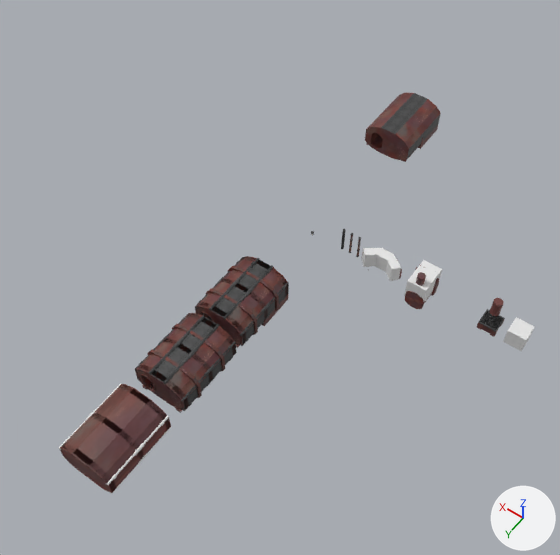
Renders of the Blender file Blender/podzemi.blend from each side of a commit.
The view is the same before and after, from a 50 mm camera at (-30.9, 49.5, 66.2) aimed at (-2.0, 9.1, 2.6). Every picture has the same lights, and +X, +Y and +Z are marked at lower right. The first picture is the older version.
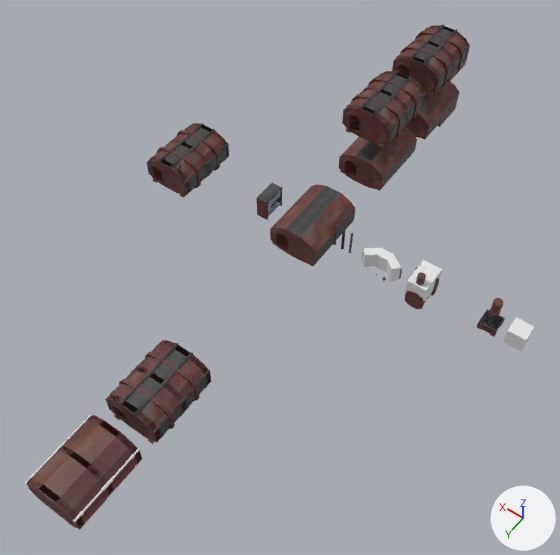
Boxes [x1, y1, x2, y2] around the edits, measured in the pictures (560 x 555 px):
'Cube', moved: before [59, 384, 171, 494]; after [25, 415, 142, 530]
'Cube.011', moved: before [135, 313, 237, 413]; after [105, 340, 211, 444]
'Cube.001', moved: before [195, 256, 289, 348]; after [392, 25, 470, 96]
'Cube.016', added: after [270, 184, 355, 266]
'Cube.003', moved: before [365, 93, 441, 162]; after [406, 81, 459, 139]
'Cube.013', added: after [342, 70, 426, 148]
'Cube.014', added: after [147, 123, 229, 198]
'Cube.015', added (brown): after [339, 126, 417, 191]
'Cube.010', added: after [256, 183, 283, 220]
'Circle', moved: before [356, 237, 361, 257]; after [333, 225, 338, 245]

Edits to the bpy script that builds the scene:
```text
Change ob_cube:
    ob_cube.location: (0.0, 32.0, 0.0) -> (0.0, 36.0, 0.0)
Change ob_cube_011:
    ob_cube_011.location: (0.0, 22.0, 0.0) -> (0.0, 26.0, 0.0)
Change ob_cube_001:
    ob_cube_001.location: (0.0, 13.0, 0.0) -> (0.0, -25.0, 7.0)
Change ob_cube_003:
    ob_cube_003.location: (0.0, -20.0, 0.0) -> (0.0, -25.0, 0.0)
Change ob_circle:
    ob_circle.location: (-6.0, 0.0, 0.0) -> (-3.0, 0.0, 0.0)
Add ob_cube_016:
    ob_cube_016 = bpy.data.objects.new('Cube.016', me_cube_009)  # 92 vertices, 82 faces; spans x -3.0..3.0, y -4.26..4.0, z -0.34..3.56; in mat_material (picture img_wall_png_001), mat_material_004 (picture img_matky_png)
    ob_cube_016.location = (0.0, 0.0, 0.0)
Add ob_cube_015:
    ob_cube_015 = bpy.data.objects.new('Cube.015', me_cube_008)  # 84 vertices, 76 faces; spans x -3.0..3.0, y -4.0..4.0, z -0.34..3.56; in mat_material (picture img_wall_png_001), mat_material_004 (picture img_matky_png)
    ob_cube_015.location = (0.0, -14.0, 0.0)
Add ob_cube_014:
    ob_cube_014 = bpy.data.objects.new('Cube.014', me_cube_007)  # 2252 vertices, 1898 faces; spans x -3.16..3.16, y -4.11..4.09, z -0.91..4.63; in mat_material (picture img_wall_png_001), mat_material_001 (picture img_bloody_rust_png_001), mat_material_002 (picture img_metal_png_001), mat_material_004 (picture img_matky_png), mat_material_005 (picture img_wall3_png)
    ob_cube_014.location = (18.0, 0.0, 0.0)
Add ob_cube_013:
    ob_cube_013 = bpy.data.objects.new('Cube.013', me_cube_034.copy())  # the mesh of ob_cube_011
    ob_cube_013.location = (0.0, -14.0, 7.0)
Add ob_cube_010:
    ob_cube_010 = bpy.data.objects.new('Cube.010', me_cube_001)  # 372 vertices, 344 faces; spans x -0.78..0.78, y -1.48..1.49, z -0.01..2.8; in mat_material_007 (picture img_metal_png_001), mat_material_008 (picture img_latka_png_001), mat_material_009 (picture img_latka2_png_001), mat_material_012 (picture img_grey_cary_png_001), mat_material_013 (picture img_wall_png_001)
    ob_cube_010.location = (6.0, 0.0, 0.0)
```
